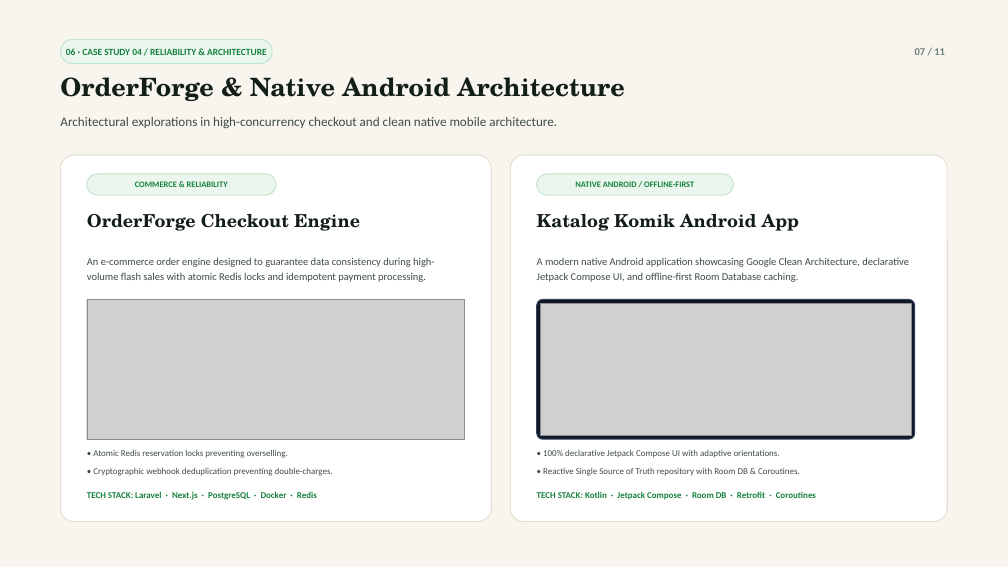
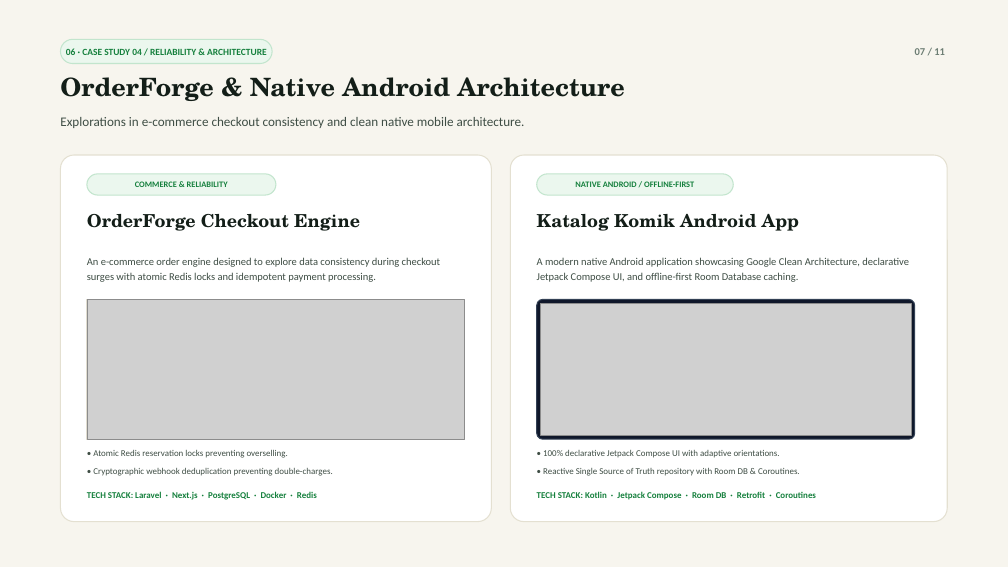
Before and after one commit to reiky03/portfolio, a slide deck: slide 7 of public/reiky-portfolio-presentation.pptx. Drawn at 1008x567 pixels with LibreOffice and Linux fonts; fonts in the diff are those of the drawing; grey boxes stand for pictures. Boxes give left, top, right and bottom in pixels: in the first picture for what was removed or moved away, otherwise in the second. Text is boxed around its words. In the diff, an @@ line names an element or a change of style, - is before the commit and + after.

```diff
--- a/public/reiky-portfolio-presentation.pptx
+++ b/public/reiky-portfolio-presentation.pptx
@@ text at [60,117,525,128]: text changed @@
-Architectural explorations in high-concurrency checkout and clean native mobile architecture.
+Explorations in e-commerce checkout consistency and clean native mobile architecture.
@@ text at [87,257,440,282]: text changed @@
-An e-commerce order engine designed to guarantee data consistency during high-volume flash sales with atomic Redis locks and idempotent payment processing.
+An e-commerce order engine designed to explore data consistency during checkout surges with atomic Redis locks and idempotent payment processing.
```
Also in this commit, not shown: 6 other slides changed, 5 other files.
